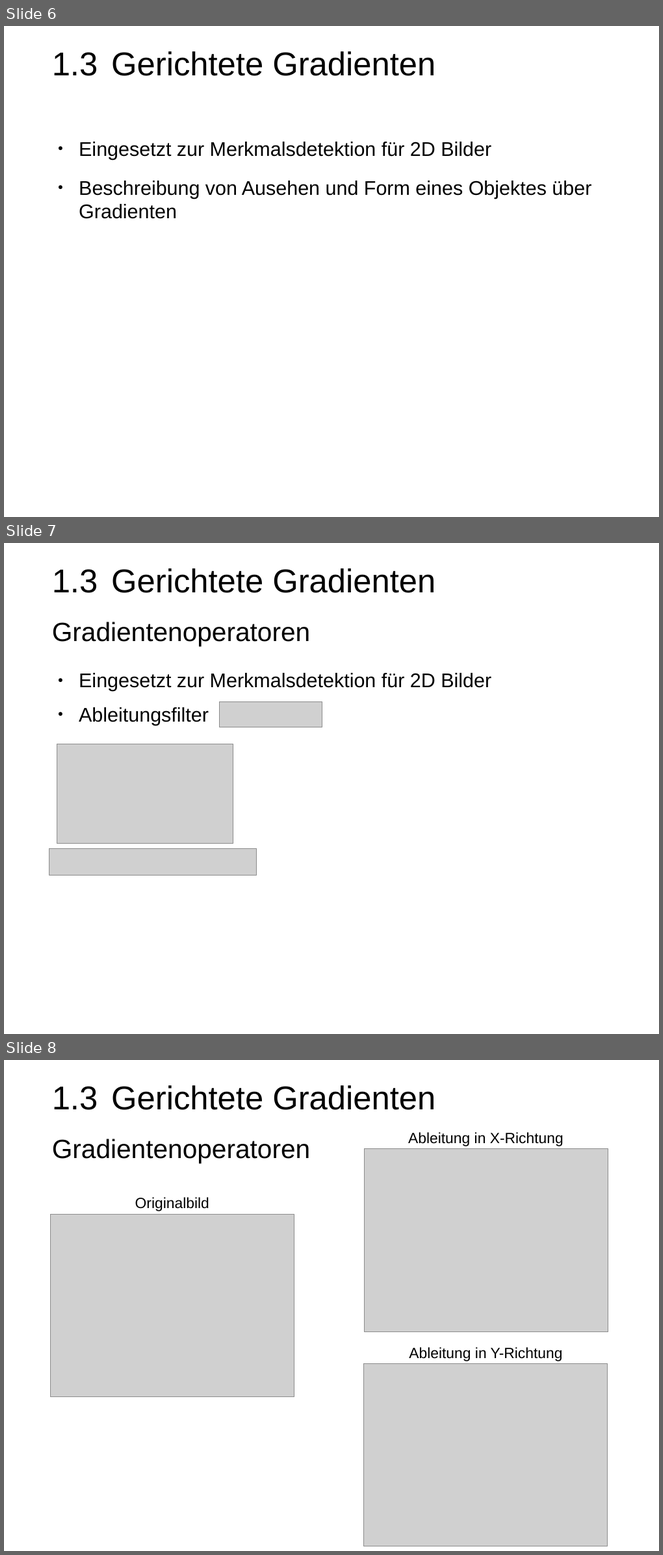
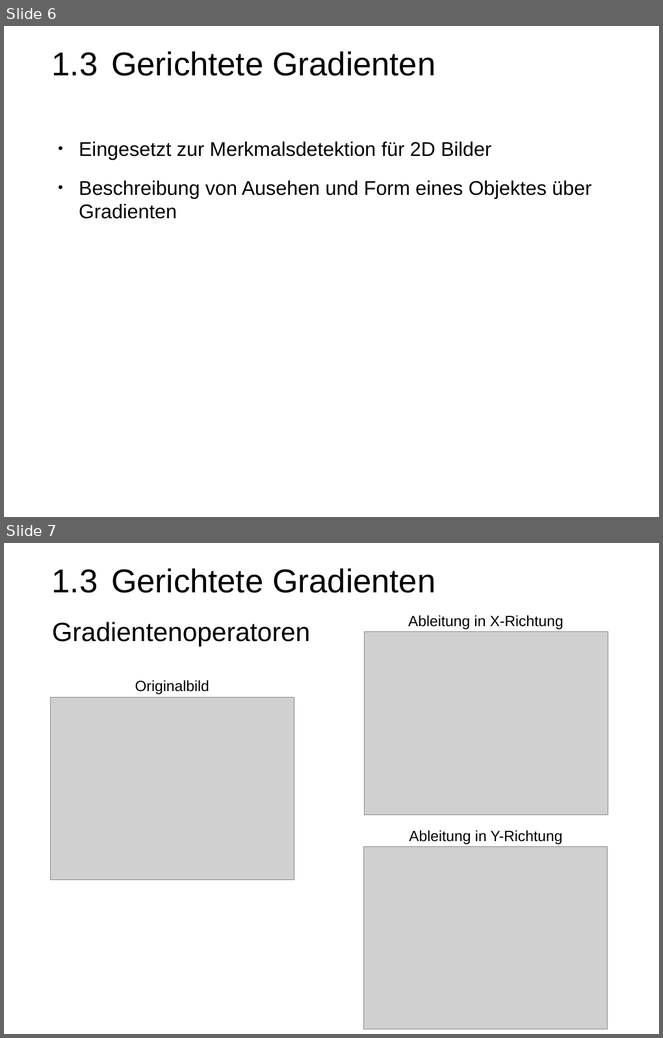
Before and after one commit to PhilippLambracht/prosem_mse, a slide deck: slides/slides.odp. Shown one above the other, each under a label of ours: slides 6, 7 and 8 before the commit, slides 6 and 7 after it. The pictures are 663x1555 and 663x1038 pixels, drawn with LibreOffice and Linux fonts; fonts in the diff are those of the drawing; grey boxes stand for pictures. Boxes give left, top, right and bottom in pixels: in the first picture for what was removed or moved away, otherwise in the second. Text is boxed around its words. In the diff, an @@ line names an element or a change of style, - is before the commit and + after.

```diff
--- a/slides/slides.odp
+++ b/slides/slides.odp
@@ slide 7 removed at (x1=4, y1=543, x2=659, y2=1034), background #FFFFFF @@
@@ text removed at (x1=52, y1=568, x2=436, y2=593) @@
-1.3 Gerichtete Gradienten
@@ text removed at (x1=52, y1=622, x2=311, y2=646) @@
-Gradientenoperatoren
@@ text removed at (x1=79, y1=673, x2=492, y2=691) @@
-● Eingesetzt zur Merkmalsdetektion für 2D Bilder
@@ text removed at (x1=79, y1=707, x2=209, y2=726) @@
-● Ableitungsfilter
@@ picture removed at (x1=219, y1=702, x2=322, y2=728) @@
@@ picture removed at (x1=57, y1=745, x2=233, y2=845) @@
@@ picture removed at (x1=50, y1=849, x2=257, y2=875) @@
@@ what was slide 8 is now slide 7 @@
```
Also in this commit, not shown: 1 slide changed, 5 slides added, 6 other files.
